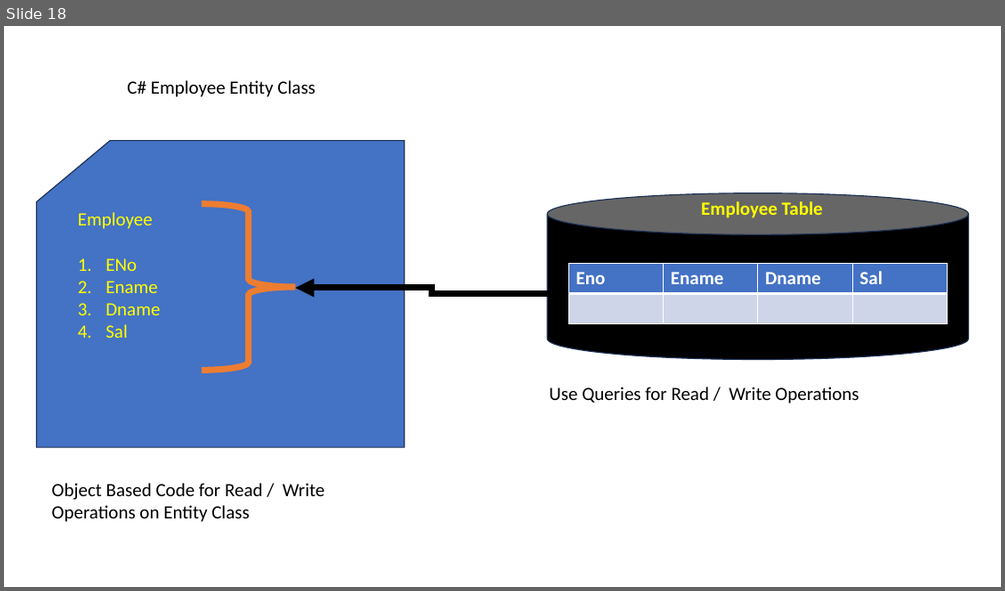
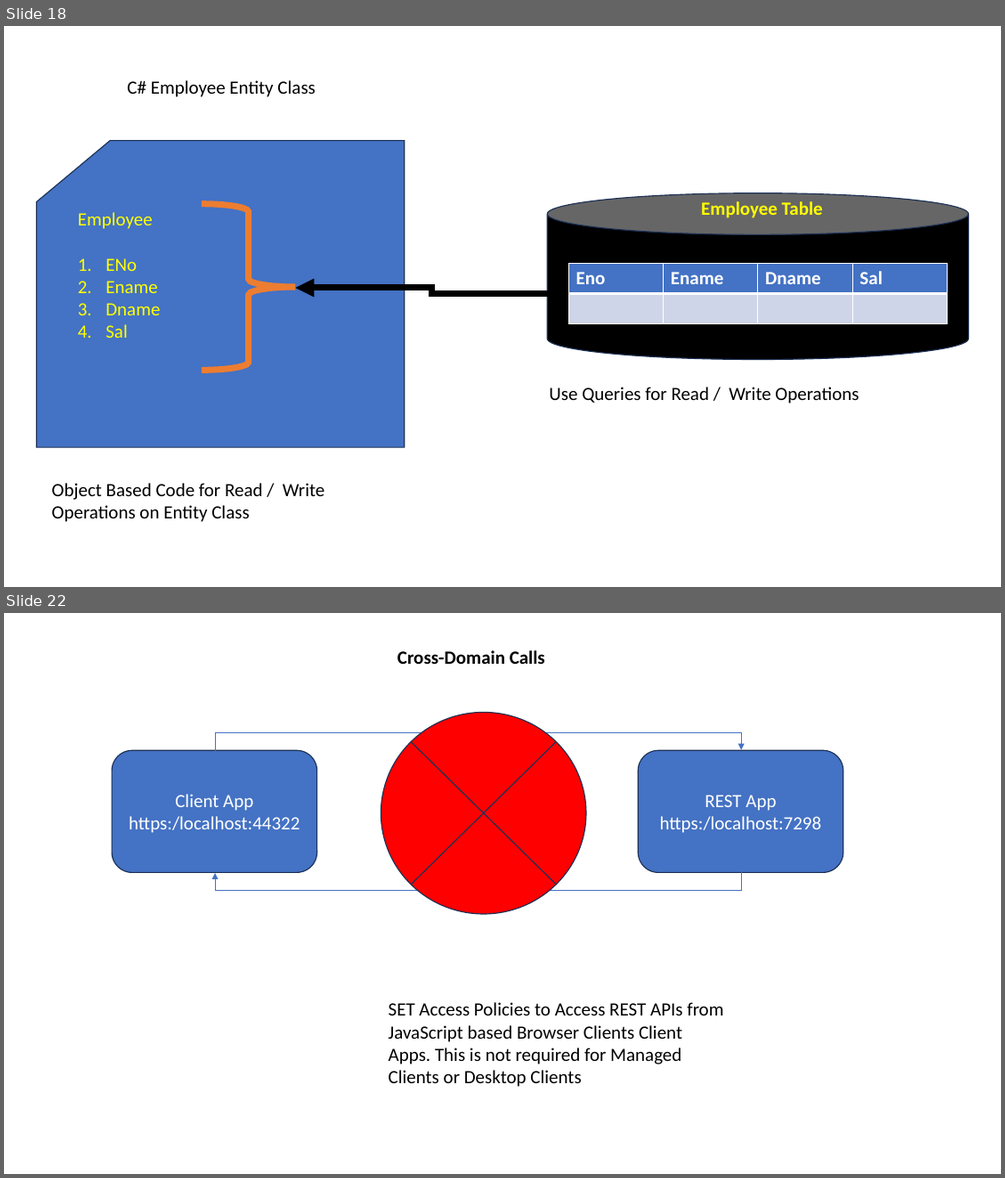
Before and after one commit to maheshsabnis/Capita_NETApps, a slide deck: TrgImages.pptx. Shown one above the other, each under a label of ours: slide 18 before the commit, slides 18 and 22 after it; the slides between them are not shown. The pictures are 1005x591 and 1005x1178 pixels, drawn with LibreOffice and Linux fonts; fonts in the diff are those of the drawing. Boxes give left, top, right and bottom in pixels: in the first picture for what was removed or moved away, otherwise in the second. Text is boxed around its words. In the diff, an @@ line names an element or a change of style, - is before the commit and + after.

```diff
--- a/TrgImages.pptx
+++ b/TrgImages.pptx
@@ slide 22 added at (4, 613, 1001, 1174), background #FFFFFF @@
@@ text added at (397, 650, 545, 664), 18 pt, text #000000, bold @@
+Cross-Domain Calls
@@ flow chart summing junction added at (380, 713, 586, 915), fill #FF0000, outline #1E3256 1 pt @@
@@ elbow arrow added from (215, 751) to (741, 750), #4472C4 0.5 pt @@
@@ rounded rectangle added at (112, 751, 316, 873), fill #4472C4, outline #1E3256 1 pt, 18 pt, text #FFFFFF @@
+Client App
+https:/localhost:44322
@@ rounded rectangle added at (638, 751, 843, 873), fill #4472C4, outline #1E3256 1 pt, 18 pt, text #FFFFFF @@
+REST App
+https:/localhost:7298
@@ elbow arrow added from (741, 872) to (215, 873), #4472C4 0.5 pt @@
@@ text added at (388, 1002, 723, 1086), 18 pt, text #000000 @@
+SET Access Policies to Access REST APIs from JavaScript based Browser Clients Client Apps. This is not required for Managed Clients or Desktop Clients
```
Also in this commit, not shown: 1 slide changed, 3 other slides added, 26 other files.
